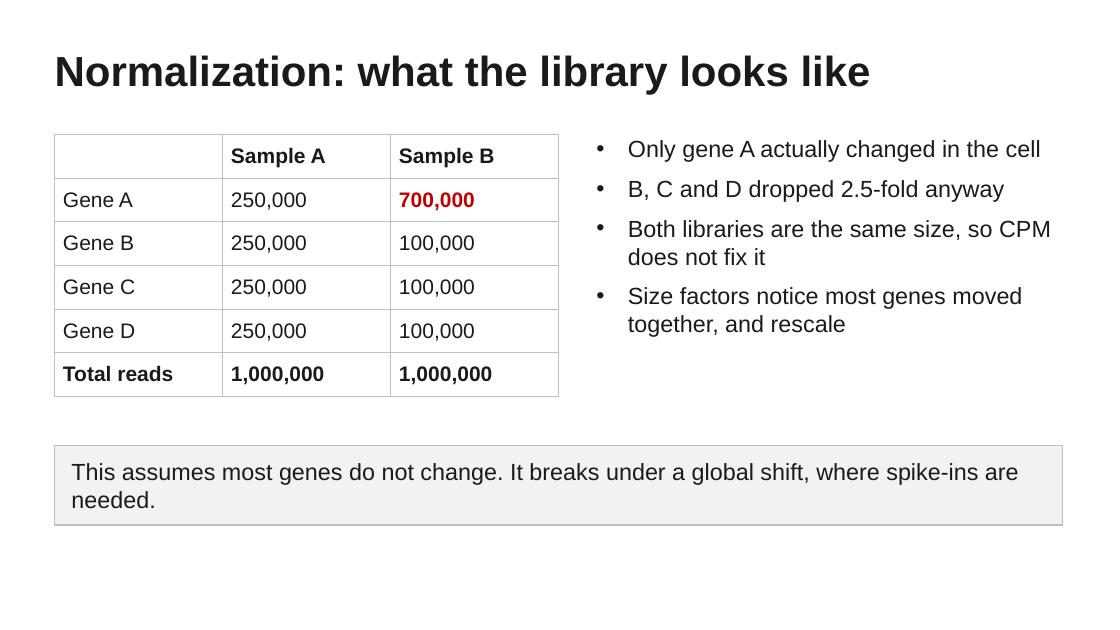
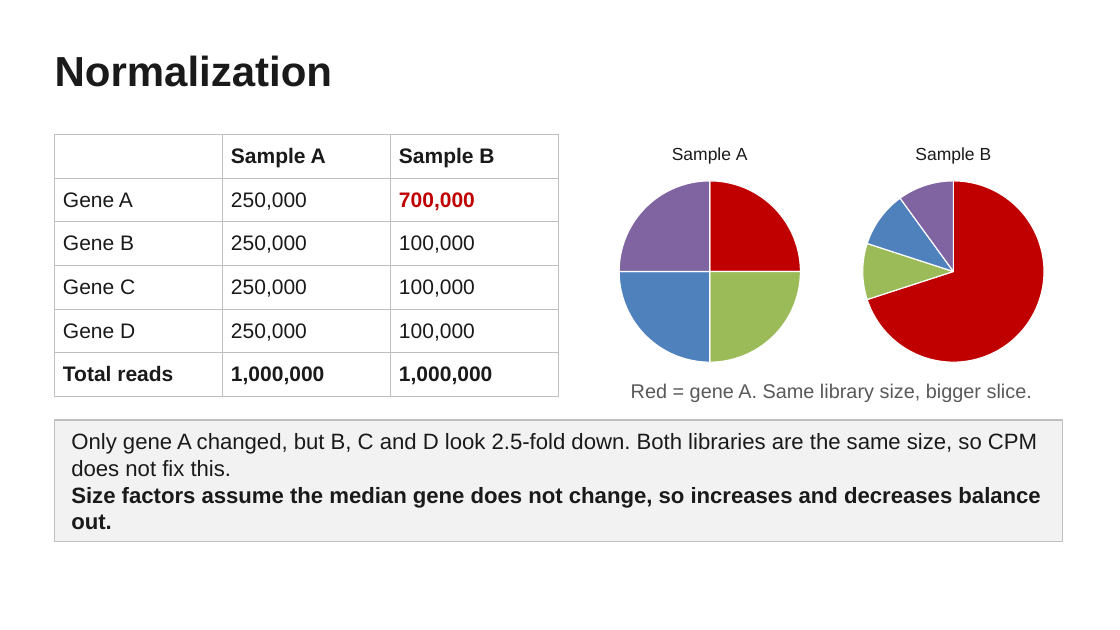
Before and after one commit to savannahmwesigwa/bulk-rnaseq-course, a slide deck: slide 17 of slides/bulk_rnaseq_tutorial.pptx. Drawn at 1120x630 pixels with LibreOffice and Linux fonts; fonts in the diff are those of the drawing. Boxes give left, top, right and bottom in pixels: in the first picture for what was removed or moved away, otherwise in the second. Text is boxed around its words. In the diff, an @@ line names an element or a change of style, - is before the commit and + after.

Commit message:
Update deck titles and normalization slide, fix MA plot and log-scale figures

```diff
--- a/slides/bulk_rnaseq_tutorial.pptx
+++ b/slides/bulk_rnaseq_tutorial.pptx
@@ text at [55, 55, 332, 87]: text changed @@
-Normalization: what the library looks like
+Normalization
@@ pie chart added at [588, 130, 832, 374] @@
+title "Sample A"
+categories: 1, 2, 3, 4
+Series 1: 25, 25, 25, 25
@@ pie chart added at [832, 130, 1075, 374] @@
+title "Sample B"
+categories: 1, 2, 3, 4
+Series 1: 70, 10, 10, 10
@@ text added at [631, 383, 1032, 402], 17 pt, text #595959 @@
+Red = gene A. Same library size, bigger slice.
@@ rectangle: place and size @@
-rectangle at [55, 445, 1063, 525]
+rectangle at [55, 420, 1063, 542]
@@ text at [71, 433, 1040, 529]: text changed; size 20 to 19 pt @@
-• Only gene A actually changed in the cell
-• B, C and D dropped 2.5-fold anyway
-• Both libraries are the same size, so CPM does not fix it
-• Size factors notice most genes moved together, and rescale
+Only gene A changed, but B, C and D look 2.5-fold down. Both libraries are the same size, so CPM does not fix this.
+Size factors assume the median gene does not change, so increases and decreases balance out.
@@ text "Only gene A changed, but ..." at [71, 433, 1040, 529]: vertical alignment top to middle @@
@@ text removed at [71, 463, 1019, 509] @@
-This assumes most genes do not change. It breaks under a global shift, where spike-ins are needed.
```
Also in this commit, not shown: 15 other slides changed, 3 other files.
